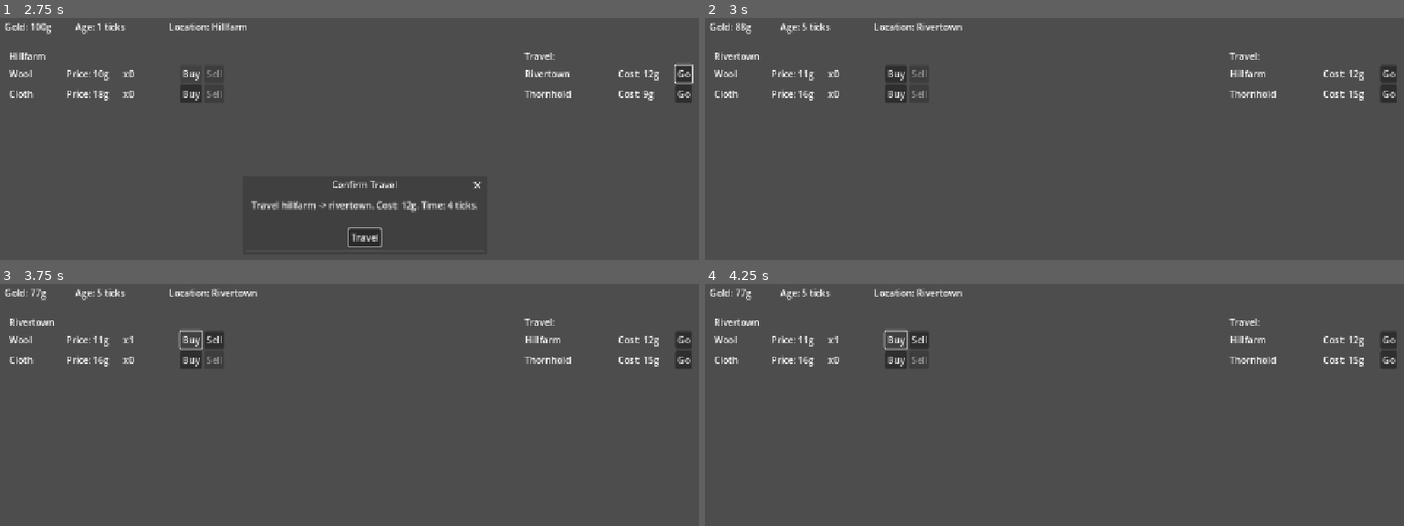
Above: before the commit, frames 1-4 (two rows, left to right).
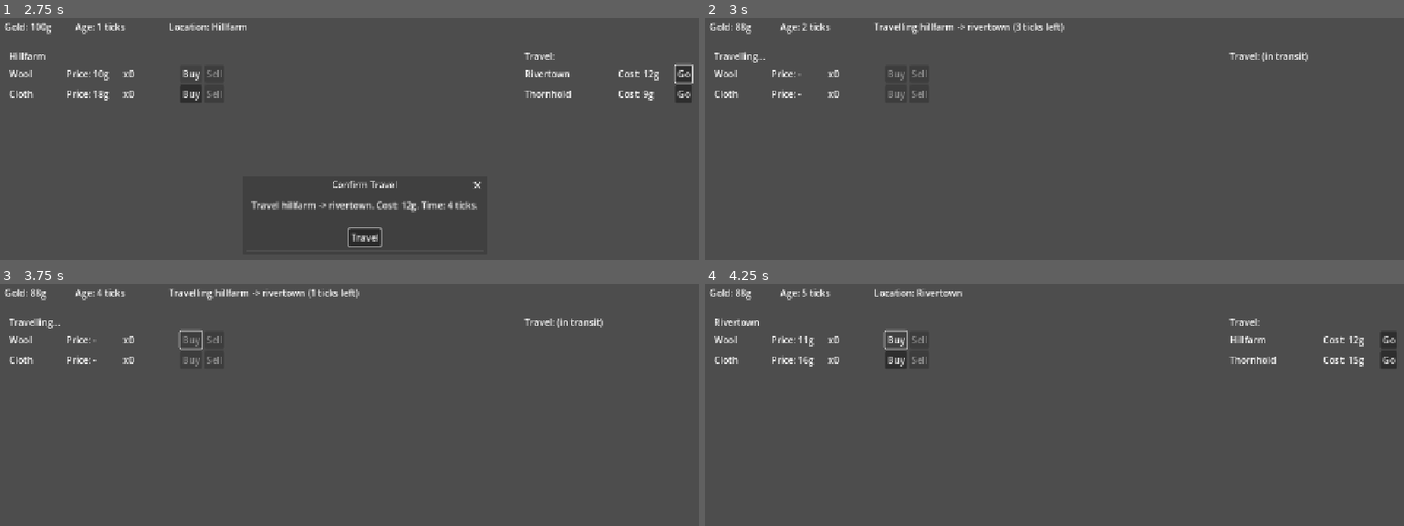
Above: after the commit, the same moments.

Repository: FarukcanSoray/medieval-trader
Game: Godot game, scene res://main.tscn
Two runs of this game, one before a commit and one after it. Both use one fixed random seed, a clock stepped at 60 frames per second and the inputs below.
Inputs (mouse positions are in pixels of both pictures, inside the frame that each line leads up to):
- Up to frame 1 (2.75 s): click "Go" at 0.5 s; click "Go" at 1.25 s; click "Buy" at 2 s
- Up to frame 2 (3 s): click "Travel" at 2.75 s
- Up to frame 3 (3.75 s): click (188, 339) at 3.5 s, where only the run before the commit has a clickable "Buy"
- Up to frame 4 (4.25 s): no input

Frame 1 is identical in both runs. In frame 2, 1.6% of the frame differs, in the area x 1-99%, y 1-35%; in frame 3, 1.7%; in frame 4, less than 0.1%.

Commit message:
feat: Introduce TICK_DURATION_SECONDS constant for travel tick pacing and update process_tick for wall-clock timing

Diff:
--- a/godot/shared/world_rules.gd
+++ b/godot/shared/world_rules.gd
@@ -9,5 +9,11 @@
 # spread or the kernel collapses (slice-spec §6 commentary).
 const TRAVEL_COST_PER_DISTANCE: int = 3
 
+# Wall-clock duration of one travel tick, in seconds. Drives TravelController's
+# per-step yield so a journey is perceptible rather than instant.
+# [needs playtesting] — kernel-tuning surface. Too short and travel feels free; too
+# long and the player drums their fingers waiting for arbitrage to resolve.
+const TICK_DURATION_SECONDS: float = 0.45
+
 static func edge_cost(e: EdgeState) -> int:
 	return e.distance * TRAVEL_COST_PER_DISTANCE
--- a/godot/travel/travel_controller.gd
+++ b/godot/travel/travel_controller.gd
@@ -49,9 +49,8 @@
 	Game.emit_state_dirty.call()
 
 # Drives the per-step tick loop until arrival. Per the tick-granularity-per-step
-# decision: N tick_advanced for N-tick travel, not batched. MUST yield once per
-# iteration so SaveService.write_now (triggered by tick_advanced) completes
-# before the next tick — see Question B ratification.
+# decision: N tick_advanced for N-tick travel, not batched. The per-iteration yield
+# below is wall-clock pacing, not a save-ordering primitive — see comment at the await.
 func process_tick() -> void:
 	if _trader == null or _world == null:
 		return
@@ -70,12 +69,15 @@
 		Game.emit_state_dirty.call()
 		# 4. tick_advanced: SaveService handler runs synchronously, awaits write_now.
 		Game.tick_advanced.emit(_world.tick)
-		# 5. Yield: our await registers AFTER SaveService's, so the writer resumes
-		#    first; then we resume into the next iteration. Question B ratification.
-		# [verify on Tier 7] Resume order is empirically FIFO in Godot 4.x but not
-		# documented as guaranteed. If save races appear under fast travel, the fix
-		# is a re-entry guard on SaveService._on_tick_advanced.
-		await get_tree().process_frame
+		# 5. Wall-clock pacing so a journey is perceptible rather than instant.
+		#    SaveService's write_now completes well before the next tick at this
+		#    duration; re-entry guard on SaveService._on_tick_advanced covers the
+		#    future-shorter-tick case if this ever tightens.
+		await get_tree().create_timer(WorldRules.TICK_DURATION_SECONDS).timeout
+		# Post-await freed-state guard: scene swap or save reload between iterations
+		# can tear down our deps. Mirrors entry guards above.
+		if _trader == null or _world == null or not is_inside_tree():
+			return
 
 func _find_edge(a: String, b: String) -> EdgeState:
 	if a == "" or b == "" or a == b:
